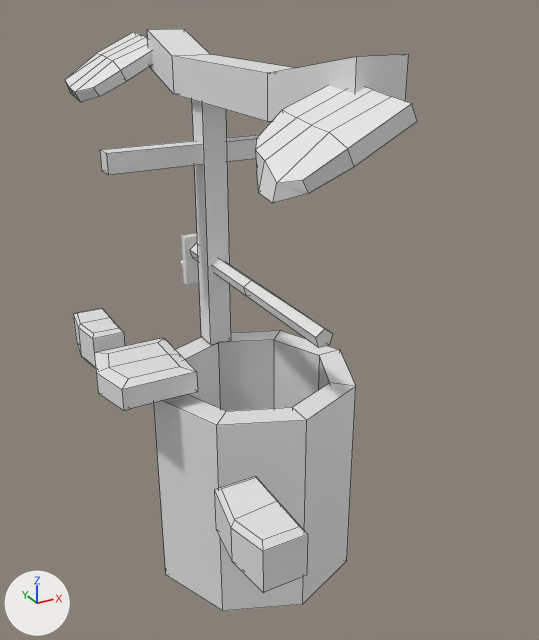
A saved change to the Blender file Blender Projects/Well Texturing/well cleanup.blend.
One viewpoint serves both versions: a 50 mm lens placed at (-2.85, -5.52, 4.25), pointed at (0.24, 0.1, 1.44). The lights are fixed; the arrows at lower left show +X, +Y and +Z. The picture after the commit comes second. Mesh edges are drawn as thin lines on the coarser meshes.

The first picture shows 'Beam', 'BigStone1.012', 'BigStone2.004', 'Cube', 'Cylinder', 'Cylinder.001', 'FlatStone.010', 'Handle', 'Shingle1.018', 'Shingle2.012'.
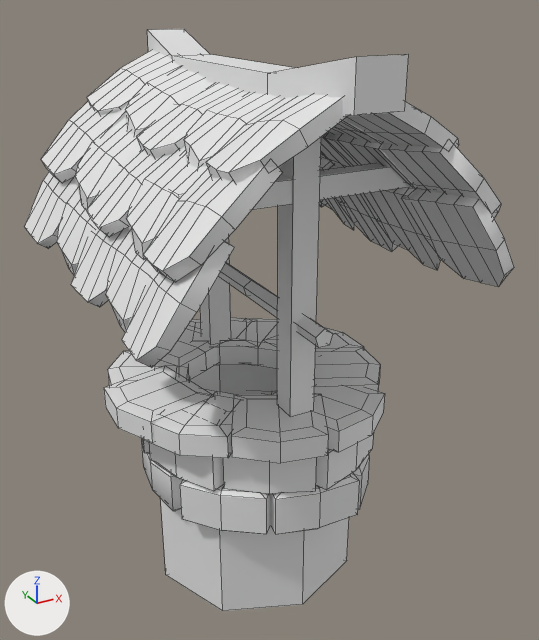
The edits, one by one:
me_cube_009 is used by ob_shingle1_018; location (4.98, -5.14, 0.0).
me_cube_009 had 30 vertices, 28 faces and spanned x -5.89..-5.03, y 6.775..7.535, z 3.277..3.876.
me_cube_009 now has 30 vertices, 28 faces and spans x -0.448..0.412, y -0.39..0.37, z -0.312..0.287.
me_cube_009 part 1: the whole mesh is moved by (5.442, -7.165, -3.589).
me_cube_011 is used by ob_shingle2_012; location (4.98, -5.14, 0.0).
me_cube_011 had 30 vertices, 28 faces and spanned x -5.842..-5.037, y 2.976..3.724, z 3.168..3.747.
me_cube_011 now has 30 vertices, 28 faces and spans x -0.422..0.383, y -0.381..0.368, z -0.324..0.255.
me_cube_011 part 2: the whole mesh is moved by (5.42, -3.357, -3.492).
me_cube_012 is used by ob_bigstone1_012; location (4.98, 5.76, -2.87).
me_cube_012 had 24 vertices, 22 faces and spanned x -6.019..-5.613, y -3.903..-3.131, z 3.266..3.702.
me_cube_012 now has 24 vertices, 22 faces and spans x -0.216..0.191, y -0.386..0.386, z -0.219..0.218.
me_cube_012 part 3: the whole mesh is moved by (5.804, 3.517, -3.484).
me_cube_013 is used by ob_bigstone2_004; location (4.98, 5.76, -2.87).
me_cube_013 had 24 vertices, 22 faces and spanned x -6.008..-5.602, y -7.776..-7.005, z 3.282..3.719.
me_cube_013 now has 24 vertices, 22 faces and spans x -0.218..0.188, y -0.385..0.386, z -0.214..0.222.
me_cube_013 part 4: the whole mesh is moved by (5.791, 7.391, -3.496).
me_cube_014 is used by ob_flatstone_010; location (4.98, 11.6, -2.38).
me_cube_014 had 24 vertices, 22 faces and spanned x -6.409..-5.654, y -11.887..-11.113, z 3.464..3.704.
me_cube_014 now has 24 vertices, 22 faces and spans x -0.401..0.355, y -0.387..0.387, z -0.119..0.121.
me_cube_014 part 5: the whole mesh is moved by (6.009, 11.5, -3.583).
Mesh me_cube_068 is new.
It has 624 vertices, 572 faces and spans x -0.4..2.09, y -1.04..1.53, z -0.95..0.14.
It uses material mat_uv_checkers (its picture is missing).
Mesh me_cube_017 is new.
It has 900 vertices, 840 faces and spans x -1.15..2.06, y -2.95..0.37, z -1.5..0.29.
It uses material mat_uv_checkers (its picture is missing).
Mesh me_cube_010_1 is new.
It consists of a box spanning x -0.11..0.11, y 0.67..0.9, z 1.02..3.44; a box spanning x -1.0..1.0, y 0.7..0.88, z 2.82..3.0; a box spanning x -0.11..0.11, y -0.9..-0.67, z 1.02..3.44; a box spanning x -1.0..1.0, y -0.88..-0.7, z 2.82..3.0.
It uses material mat_uv_checkers (its picture is missing).
Object 'Cube' (ob_cube) is deleted.
Object 'Shingle1.018' (ob_shingle1_018) moves from (4.98, -5.14, 0.0) to (-1.97, 2.03, 3.59).
Object 'Shingle1.018' (ob_shingle1_018) is now hidden.
Object 'Shingle2.012' (ob_shingle2_012) moves from (4.98, -5.14, 0.0) to (-1.95, -1.78, 3.49).
Object 'Shingle2.012' (ob_shingle2_012) is now hidden.
Object 'BigStone1.012' (ob_bigstone1_012) moves from (4.98, 5.76, -2.87) to (-2.34, 2.24, 0.62).
Object 'BigStone1.012' (ob_bigstone1_012) is now hidden.
Object 'BigStone2.004' (ob_bigstone2_004) moves from (4.98, 5.76, -2.87) to (-2.32, -1.63, 0.63).
Object 'BigStone2.004' (ob_bigstone2_004) is now hidden.
Object 'FlatStone.010' (ob_flatstone_010) moves from (4.98, 11.6, -2.38) to (-2.54, 0.11, 1.2).
Object 'FlatStone.010' (ob_flatstone_010) is now hidden.
Object 'stone wreath' (ob_stone_wreath) is new; it shows me_cube_068.
Its location is (0.11, 0.92, 0.91).
Its rotation in degrees is (0, 0, -117).
Object 'Roof' (ob_roof) is new; it shows me_cube_017.
Its location is (-0.46, 1.31, 3.5).
Object 'wood supports' (ob_wood_supports) is new; it shows me_cube_010_1.
Its location is (0.0, 0.0, 0.0).

Location of each change, (x1, y1, x2, y2) in pixels of the pictures (539 x 640 px):
'Roof', added: after (25, 50, 514, 368)
'stone wreath', added: after (104, 318, 385, 534)
'wood supports', added: after (177, 137, 408, 416)
'Shingle2.012', hidden: before (255, 85, 417, 203)
'Cube', deleted: before (100, 100, 259, 345)
'BigStone2.004', hidden: before (214, 477, 308, 593)
'FlatStone.010', hidden: before (94, 338, 198, 411)
'Shingle1.018', hidden: before (65, 32, 152, 102)
'BigStone1.012', hidden: before (73, 308, 125, 369)
'Cylinder.001', unchanged, covered by the edit: before (154, 330, 356, 611); after (161, 364, 349, 611)
